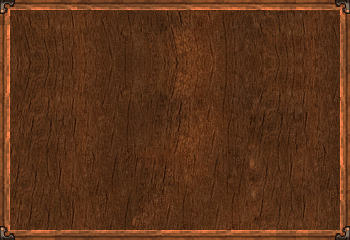
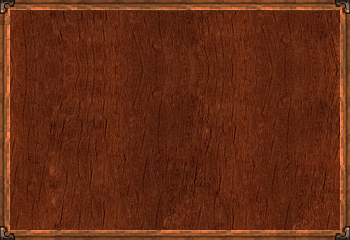
Two versions of the same layered image (350 × 240). Layer-by-layer changes:
renamed "Capa 3" to "Capa 5", painted on it over (10, 11, 340, 230)
